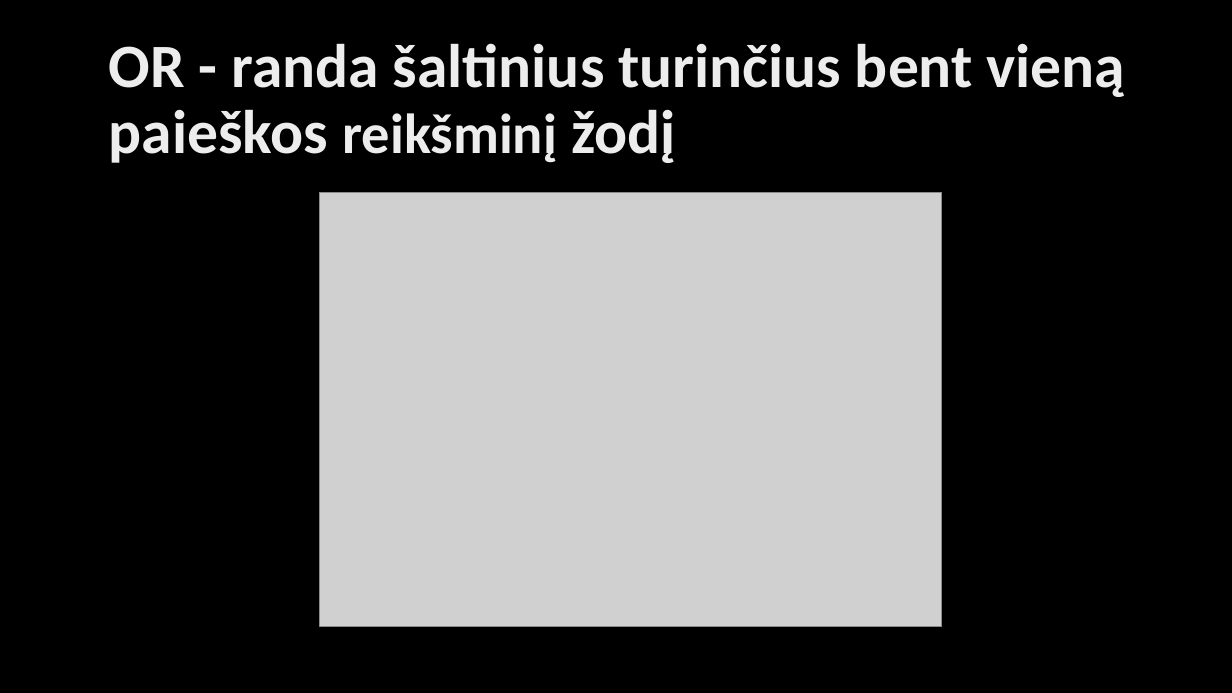
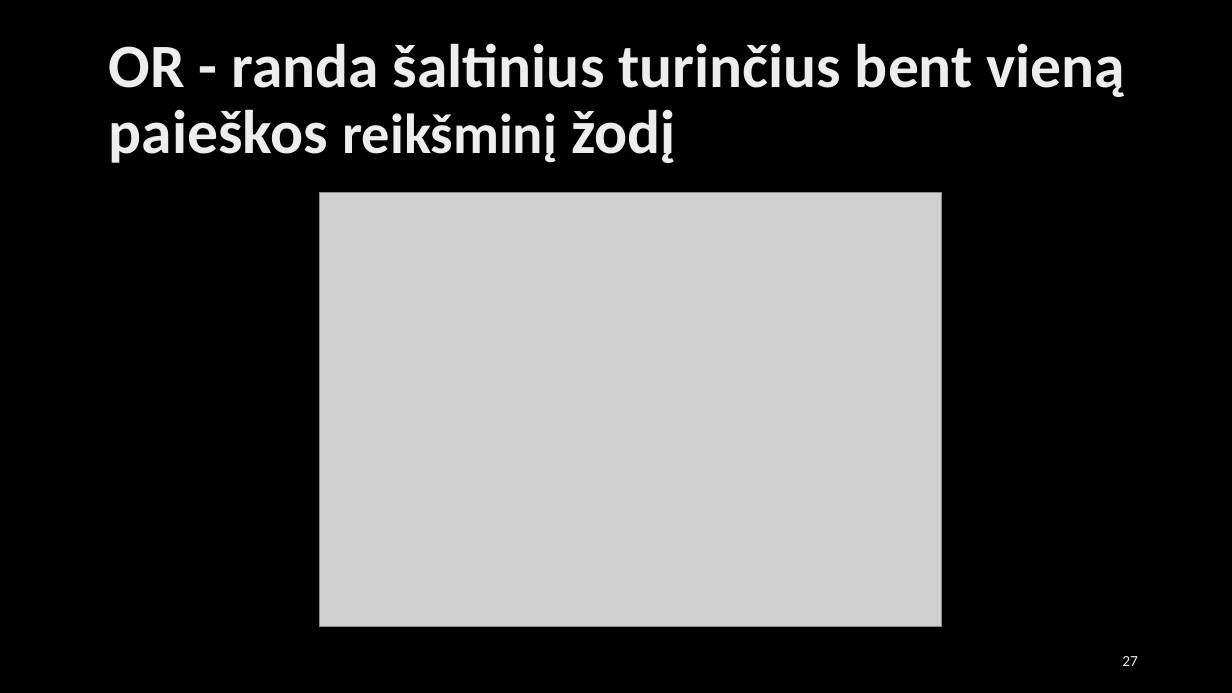
Before and after one commit to MariusKra/InformaciniuSistemuProjektas, a slide deck: slide 27 of IIS pristatymas/Žiniatinklio paieškos rezultatų kokybės vertinimas paulius edited.pptx. Drawn at 1232x693 pixels with LibreOffice and Linux fonts; fonts in the diff are those of the drawing; grey boxes stand for pictures; background and template pictures are left out. Boxes give left, top, right and bottom in pixels: in the first picture for what was removed or moved away, otherwise in the second. Text is boxed around its words. In the diff, an @@ line names an element or a change of style, - is before the commit and + after.

```diff
--- a/IIS pristatymas/Žiniatinklio paieškos rezultatų kokybės vertinimas paulius edited.pptx
+++ b/IIS pristatymas/Žiniatinklio paieškos rezultatų kokybės vertinimas paulius edited.pptx
@@ page number added at box(1122, 656, 1138, 666), 12 pt, text gradient #9E9E9E to #EDEDED to #FFFFFF @@
+27
```
Also in this commit, not shown: 36 other slides changed.
